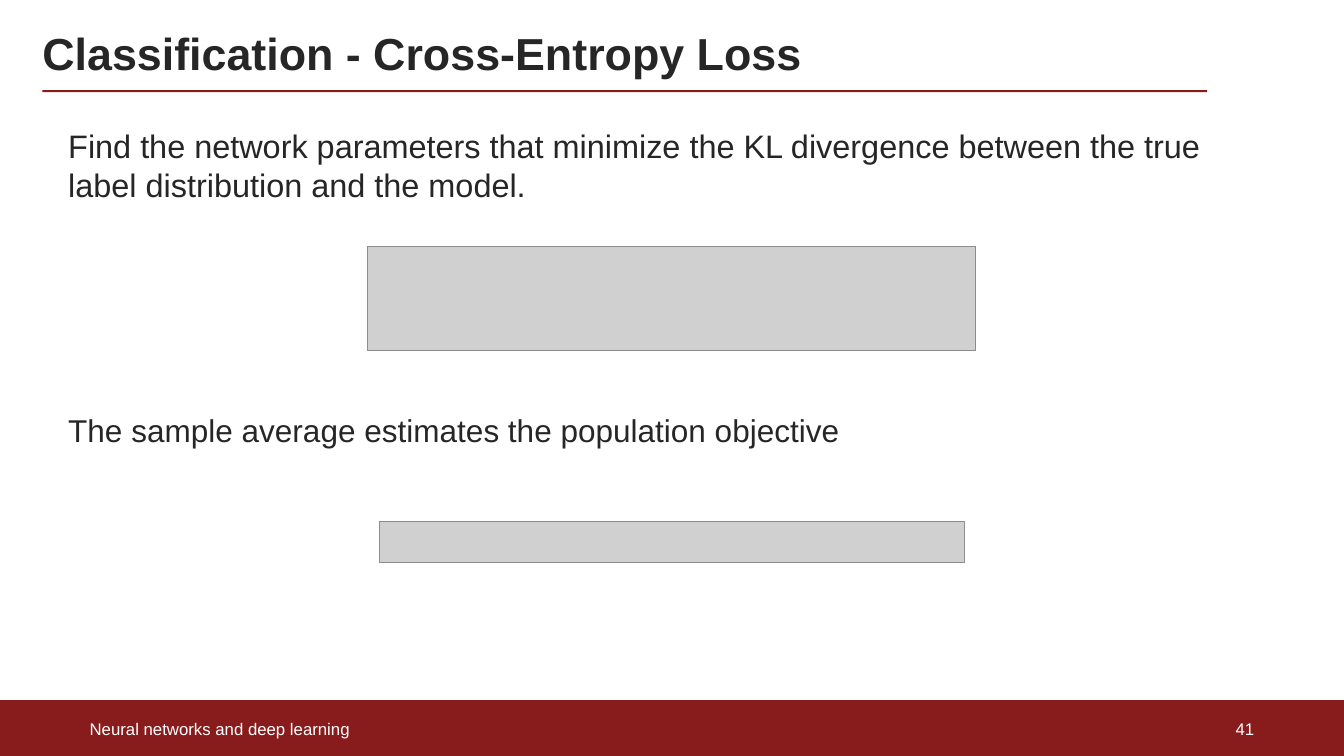
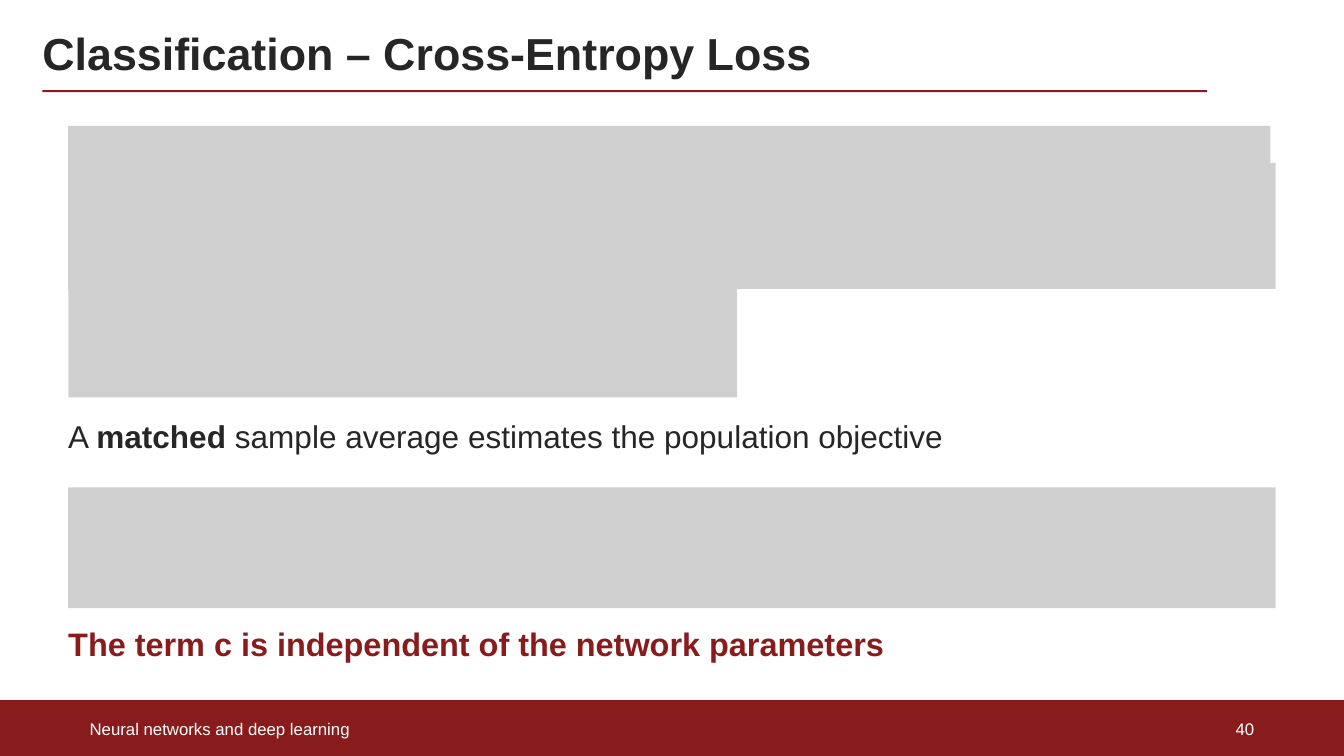
Before and after one commit to rafaellopesdesa/ML_Mandi, a slide deck: slide 40 of lectures/Lecture1_Neural_Networks.pptx (slide 41 before the commit). Drawn at 1344x756 pixels with LibreOffice and Linux fonts; fonts in the diff are those of the drawing; grey boxes stand for pictures. Boxes give left, top, right and bottom in pixels: in the first picture for what was removed or moved away, otherwise in the second. Text is boxed around its words. In the diff, an @@ line names an element or a change of style, - is before the commit and + after.

```diff
--- a/lectures/Lecture1_Neural_Networks.pptx
+++ b/lectures/Lecture1_Neural_Networks.pptx
@@ title at (42,37,812,78): text changed @@
-Classification - Cross-Entropy Loss
+Classification – Cross-Entropy Loss
@@ text removed at (68,134,1200,198) @@
-Find the network parameters that minimize the KL divergence between the true label distribution and the model.
@@ picture added at (69,126,1271,221) @@
@@ picture added at (69,163,1276,289) @@
@@ picture removed at (368,246,976,350) @@
@@ picture added at (69,271,737,397) @@
@@ text at (68,425,942,454): text changed @@
-The sample average estimates the population objective
+A matched sample average estimates the population objective
@@ picture added at (69,487,1276,608) @@
@@ picture removed at (379,522,965,564) @@
@@ text added at (68,632,884,662), 23.2 pt, text #881C1C, bold @@
+The term c is independent of the network parameters
@@ page number at (1236,723,1255,735): text changed @@
-41
+40
```
Also in this commit, not shown: 4 other slides changed, 6 slides removed.
